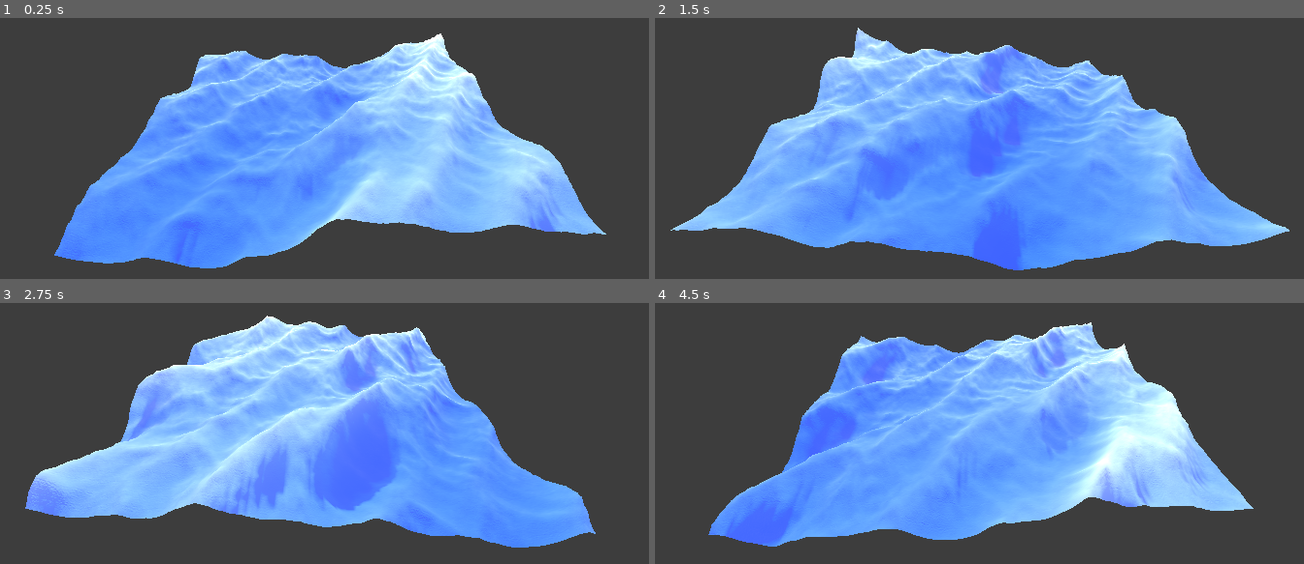
Above: before the commit, frames 1-4 (two rows, left to right).
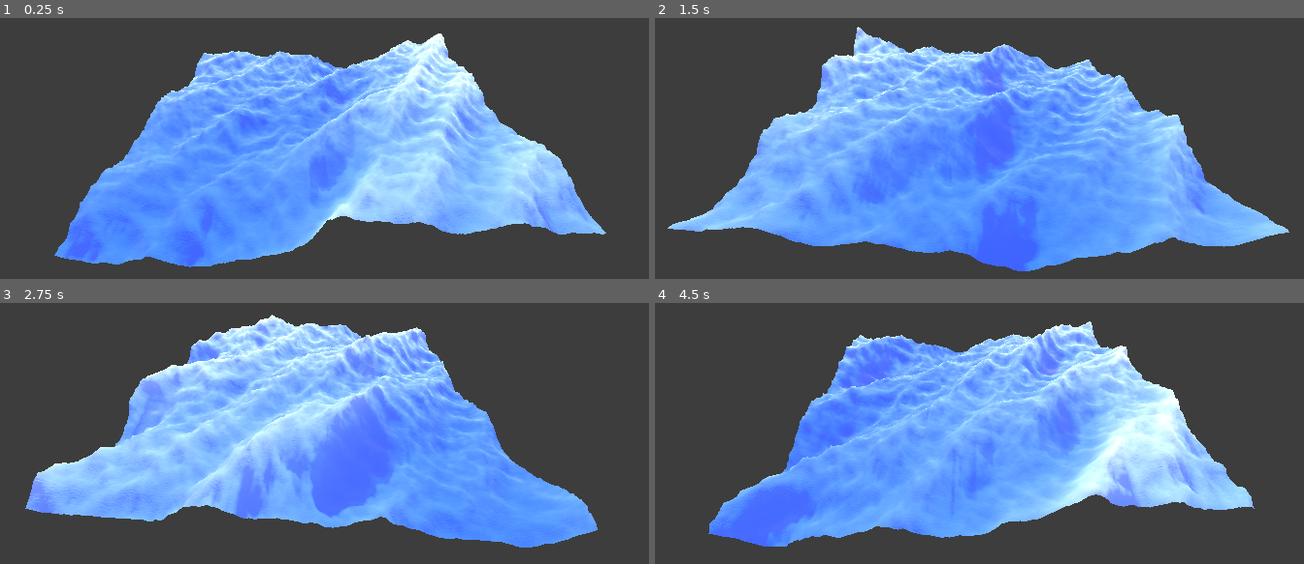
Above: after the commit, the same moments.

Repository: gersondekleuver/godot-gerstner-waves
Game: Godot game, scene res://stylized_ocean/stylized_ocean_scene.tscn
Same seed, same stepped clock (60 frames per second), same inputs: the game is played once before the commit and once after it.
Inputs:
- Up to frame 1 (0.25 s): no input
- Up to frame 2 (1.5 s): no input
- Up to frame 3 (2.75 s): no input
- Up to frame 4 (4.5 s): no input

The runs differ from the first frame. In frame 1, 8.3% of the frame differs, in the area x 8-94%, y 5-96%; in frame 2, 7.5%; in frame 3, 9.7%, in the area x 3-93%, y 4-94%; in frame 4, 9.0%.

Commit message:
made height noise optional

Diff:
--- a/godot-ocean-shader-collection-4.3/stylized_ocean/stylized_ocean_scene.tscn
+++ b/godot-ocean-shader-collection-4.3/stylized_ocean/stylized_ocean_scene.tscn
@@ -3,17 +3,13 @@
 [ext_resource type="Shader" path="res://stylized_ocean/visual_shaders/gerstner_wave.gdshader" id="1_tsmva"]
 [ext_resource type="Shader" path="res://stylized_ocean/visual_shaders/sky.gdshader" id="2_66ck1"]
 
-[sub_resource type="FastNoiseLite" id="FastNoiseLite_h12fj"]
+[sub_resource type="FastNoiseLite" id="FastNoiseLite_w637a"]
 noise_type = 3
-frequency = 0.0105
+frequency = 0.0274
 fractal_type = 2
-fractal_gain = 0.67
-fractal_weighted_strength = 0.65
-fractal_ping_pong_strength = 2.985
 
-[sub_resource type="NoiseTexture2D" id="NoiseTexture2D_yldqg"]
-seamless = true
-noise = SubResource("FastNoiseLite_h12fj")
+[sub_resource type="NoiseTexture2D" id="NoiseTexture2D_2c5mj"]
+noise = SubResource("FastNoiseLite_w637a")
 
 [sub_resource type="FastNoiseLite" id="FastNoiseLite_osw4l"]
 noise_type = 3
@@ -53,10 +49,11 @@
 shader_parameter/normal_texture_speed_2 = 0.3
 shader_parameter/normal_texture_dir_1 = Vector2(0, 2)
 shader_parameter/normal_texture_dir_2 = Vector2(0.2, 0.2)
+shader_parameter/height_noise = true
 shader_parameter/height_noise_amplitude = 5.0
 shader_parameter/height_noise_smoothness = 25.0
 shader_parameter/height_noise_speed = 0.025
-shader_parameter/central_noise_e = 0.301
+shader_parameter/central_difference_normal_e = 0.351
 shader_parameter/wave_1 = Vector4(1, 1, 0.2, 5)
 shader_parameter/wave_2 = Vector4(2, 1, 0.2, 3)
 shader_parameter/wave_3 = Vector4(1, 2, 0.15, 7)
@@ -64,7 +61,7 @@
 shader_parameter/wave_5 = Vector4(3, 1, 0.1, 30)
 shader_parameter/normal_texture_1 = SubResource("NoiseTexture2D_0mly1")
 shader_parameter/normal_texture_2 = SubResource("NoiseTexture2D_fdm30")
-shader_parameter/height_map = SubResource("NoiseTexture2D_yldqg")
+shader_parameter/height_noise_texture = SubResource("NoiseTexture2D_2c5mj")
 
 [sub_resource type="QuadMesh" id="QuadMesh_ialnf"]
 size = Vector2(20, 20)
--- a/godot-ocean-shader-collection-4.3/stylized_ocean/visual_shaders/gerstner_wave.gdshader
+++ b/godot-ocean-shader-collection-4.3/stylized_ocean/visual_shaders/gerstner_wave.gdshader
@@ -24,11 +24,12 @@
 uniform vec2 normal_texture_dir_2 = vec2(0.2, 0.2);
 
 // Height noise variable
-uniform sampler2D height_map;
+uniform bool height_noise = true;
+uniform sampler2D height_noise_texture;
 uniform float height_noise_amplitude : hint_range(1.0, 10.0, 0.1) = 5.0;
 uniform float height_noise_smoothness : hint_range(0.0, 300.0, 1.0) = 25.0;
 uniform float height_noise_speed : hint_range(0.0, 0.25, 0.005) = 0.025;
-uniform float central_noise_e : hint_range(0.001, 1.0, 0.005) = 0.025;
+uniform float central_difference_normal_e : hint_range(0.001, 1.0, 0.005) = 0.025;
 
 // Wave variables
 // float vec4 ( dir x, dir y, smoothness, wavelength )
@@ -55,7 +56,6 @@
 	vec2 d = normalize(wave.xy);
 	float f = k * (dot(d,pos.xz) - sqrt(9.8 / k) * TIME);
 	float a = s / k;
-
 	float sin_f = sin(f);
 	float cos_f = cos(f);
 
@@ -70,9 +70,7 @@
 		- d.y * d.y * (s * sin_f)
 	);
 
-	return vec3(a * sin_f,
-	d.x * (a * cos_f),
-	d.y * (a * cos_f));
+	return vec3(a * sin_f, d.x * (a * cos_f), d.y * (a * cos_f));
 }
 
 void vertex() {
@@ -87,38 +85,29 @@
 		+ gerstner_wave(wave_4, world_pos, tangent, binormal)
 		+ gerstner_wave(wave_5, world_pos, tangent, binormal);
 
-
-	VERTEX.y = p.x + get_noise_height(height_map, world_pos.xz, p.x).r;
+	VERTEX.y = p.x;
 	VERTEX.x += p.y;
 	VERTEX.z += p.z;
 
-	// store height in presistent variable.
+	if (height_noise){
+	VERTEX.y += get_noise_height(height_noise_texture, world_pos.xz, p.x).r;
+	// Adding central difference for recalculating noise normals.
+	vec2 e = vec2(central_difference_normal_e, 0.0);
+	NORMAL = normalize(vec3(
+		get_noise_height(height_noise_texture, world_pos.xz - e , VERTEX.y).r
+		- get_noise_height(height_noise_texture, world_pos.xz + e , VERTEX.y).r,
+		2.0 * e.x,
+		get_noise_height(height_noise_texture, world_pos.xz - e.yx , VERTEX.y).r
+		- get_noise_height(height_noise_texture, world_pos.xz + e.yx , VERTEX.y).r
+		));
+	}
 	height = VERTEX.y;
-
-	// TODO - Settle on best approach for normals
-
-	// Adding central difference for recalculating noise normals.
-	vec2 e = vec2(central_noise_e, 0.0);
-
-	NORMAL = normalize(vec3(
-		get_noise_height(height_map, world_pos.xz - e , height).r
-		- get_noise_height(height_map, world_pos.xz + e , height).r,
-		2.0 * e.x,
-		get_noise_height(height_map, world_pos.xz - e.yx , height).r
-		- get_noise_height(height_map, world_pos.xz + e.yx , height).r
-		));
-
-	// Used to calculate normals for gerstner waves
-	// Added this to decrease the harshness of the texture.
 	NORMAL += normalize(cross(binormal, tangent));
-
 }
 
 float _fresnel(float f, vec3 normal, vec3 view)
 {
-	return pow((1.0 - clamp(dot(
-		normalize(normal), normalize(view)), 0.0, 1.0 )),
-	f);
+	return pow((1.0 - clamp(dot(normalize(normal), normalize(view)), 0.0, 1.0 )),f);
 }
 
 void fragment() {
@@ -132,12 +121,9 @@
 		0.5);
 
 	if(fresnel){
-		final_albedo = mix(base_albedo, fresnel_albedo,
-		_fresnel(fresnel_effect, NORMAL, VIEW)
-	);
+		final_albedo = mix(base_albedo, fresnel_albedo, _fresnel(fresnel_effect, NORMAL, VIEW));
 	}
 
-	// Simplistic heightbased color.
 	if (height_based_color){
 		final_albedo = mix(
 		height_based_albedo, final_albedo,
@@ -146,7 +132,6 @@
 	}
 
 	// TBA foam based on determinant.
-
 	ALBEDO = final_albedo;
 	METALLIC = metallic;
 	ROUGHNESS = roughness;
